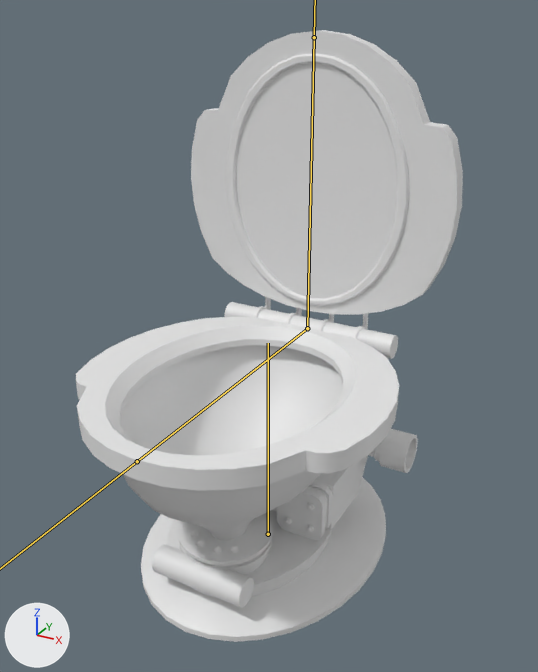
Before and after pictures for a commit that changed the FBX model Blender/submarine/toilet/toilet.fbx.
One viewpoint serves both versions: a 50 mm camera at (0.785, -1.423, 1.294) aimed at (0.032, -0.054, 0.61). The lights are fixed; the arrows at lower left show +X, +Y and +Z. The bones that bend it are drawn over the model as lines.

Objects in the first picture: 'zachod.002'.
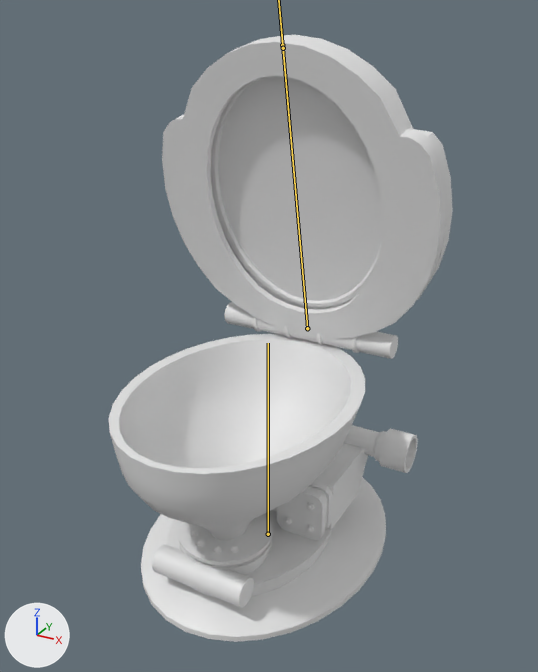
The newer file adds an action. The first version stands in its rest pose; the second is drawn at frame 31 of the action 'Arm_toilet|0->2'.

Pixel boxes [x1, y1, x2, y2] of what changed, in the pictures (538 x 672 px):
'zachod.002', posed (11% narrower)
    before: [76, 30, 463, 642]
    after: [108, 35, 453, 642]
bone 'Seat', root to tip
    before: (307, 328) to (137, 461)
    after: (307, 328) to (282, 45)
bone 'Upper_cover', root to tip
    before: (307, 328) to (314, 37)
    after: (307, 328) to (283, 48)

The change, as a list of edits to the scene's bpy script:
```text
Change bone_seat:
    where bone_seat = bpy.data.objects['Arm_toilet'].pose.bones['Seat']  # child of 'Root'
    bone_seat.rotation_quaternion: (1.0, 0.0, 0.0, 0.0) -> (0.778, -0.628, 0.0, 0.0)  # degrees (0, 0, 0) -> degrees (-78, 0, 0)
Change bone_upper_cover:
    where bone_upper_cover = bpy.data.objects['Arm_toilet'].pose.bones['Upper_cover']  # child of 'Root'
    bone_upper_cover.rotation_quaternion: (1.0, 0.0, 0.0, 0.0) -> (0.994, 0.106, 0.0, 0.0)  # degrees (0, 0, 0) -> degrees (12, 0, 0)
```
